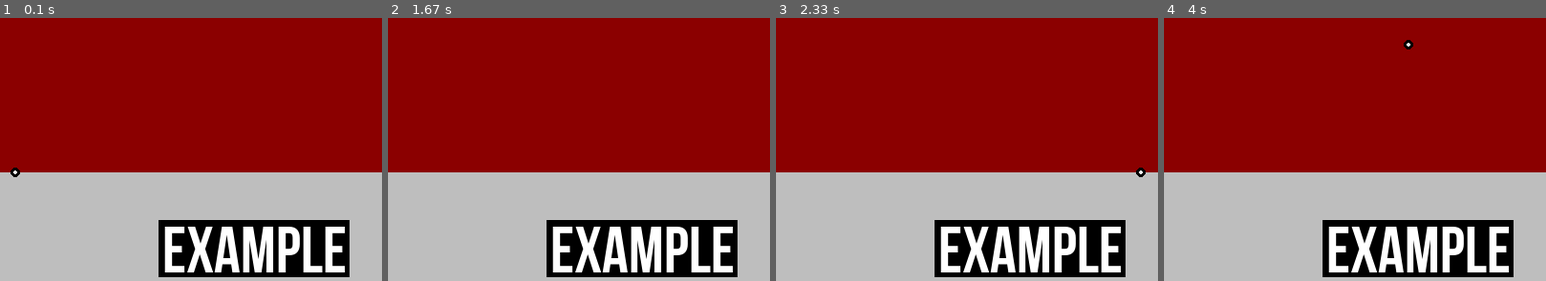
Above: before the commit, frames 1-4 (left to right).
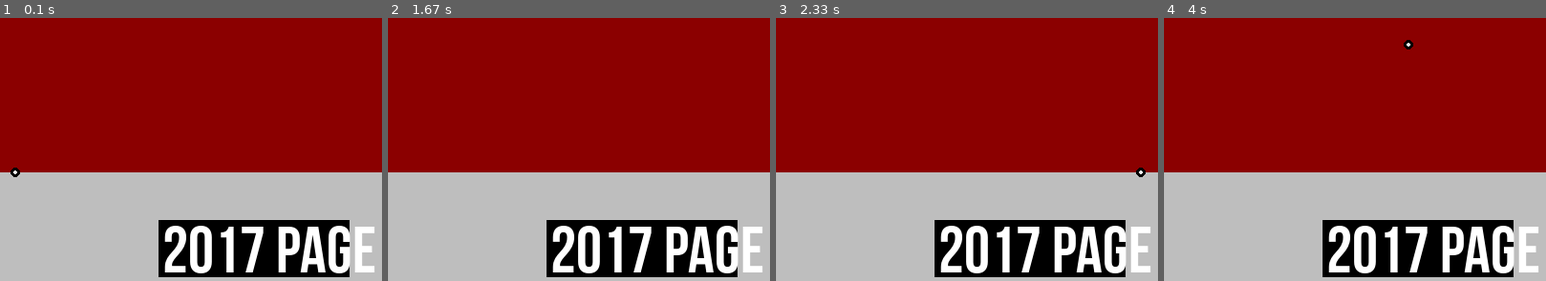
Above: after the commit, the same moments.

Repository: savagewil/Arcadia
Game: pygame game, started from ArcadiaCleint.py
Two runs of this game, one before a commit and one after it. Both use one fixed random seed, a clock stepped at 60 frames per second and the inputs below.
Inputs:
- Up to frame 1 (0.1 s): no input
- Up to frame 2 (1.67 s): hold Right 0.33-0.8 s; tap W at 1.22 s
- Up to frame 3 (2.33 s): hold Left from 2.05 s (still down)
- Up to frame 4 (4 s): release Left at 2.58 s; hold Down 2.62-2.92 s; hold Up 3.38-3.75 s; hold Right from 3.78 s (still down)
The pictures show only the part of the screen within x 48-98%, y 16-66%; the shares and areas given below are measured in that part.

The runs differ from the first frame. In frame 1, 4.7% of the frame differs, in the area x 43-98%, y 78-98%; in frame 2, 4.7%; in frame 3, 4.7%; in frame 4, 4.7%.

Commit message:
Modified

Diff:
--- a/ArcadiaCleint.py
+++ b/ArcadiaCleint.py
@@ -17,13 +17,25 @@
 Done = False
 x = 0
 count = 0
+exitCode = [pygame.K_w, pygame.K_i, pygame.K_l, pygame.K_l, pygame.K_x]
+codeIndex = 0
 while not Done:
+
     mouse.CHANGE = Currentpage.mouseSpeed
     pygame.time.delay(1)
     events = pygame.event.get()
     for event in events:
         if event.type == pygame.QUIT:
             Done = True
+        if event.type == pygame.KEYUP:
+            # print event.unicode
+            if exitCode[codeIndex] == event.key:
+                codeIndex += 1
+                if codeIndex >= len(exitCode):
+                    Done = True
+            else:
+                codeIndex = 0
+
     mouse.HandleEvents(events)
     output = Currentpage.check(mouse)
     #print output
--- a/Components/Label.py
+++ b/Components/Label.py
@@ -22,6 +22,7 @@
                  **kwargs):  # textsize=0, font="font/BebasNeue Bold.otf", background=False
         self.visible = True
         self.loc = self.x, self.y = loc
+
         self.text = text
         self.height = height
 
@@ -29,6 +30,10 @@
         self.clicked = False
         self.hover = False
         self.count = 0
+
+        if "file" in kwargs:
+            IN = open(kwargs["file"], 'r')
+            self.text = ''.join(IN.readline())
 
         if "font" in kwargs:
             self.font = kwargs["font"]
@@ -68,48 +73,6 @@
 
         self.rect = pygame.Rect(self.Backloc, self.backLength_Width)
 
-    # def check(self, mouse):
-    #     x, y = mouse.x, mouse.y
-    #     if self.x < x < self.x + self.width and self.y < y < self.y + self.height:
-    #         self.hover = True
-    #         if mouse.clicked:
-    #             self.clicked = True
-    #     else:
-    #         if mouse.clicked:
-    #             if not self.count == 0:
-    #                 self.hover = False
-    #                 self.clicked = False
-    #             else:
-    #                 self.count += 1
-    #     if self.clicked and isinstance(self.function, type("")):
-    #         return [True, self.function]
-    #     elif self.clicked and self.function is not None:
-    #         return [True, self.function()]
-    #     else:
-    #         return [self.clicked, None]
-
-    #    def EventHandle(self,Events):
-    #        if self.clicked:
-    #            for event in Events:
-    #                if event.type == pygame.KEYUP:
-    #                    if event.key == pygame.K_LCTRL or event.key == pygame.K_RCTRL:
-    #                        self.control = False
-    #                    elif event.key == pygame.K_LSHIFT or event.key == pygame.K_RSHIFT:
-    #                        self.shift = False
-    #                if event.type == pygame.KEYDOWN:
-    #                    print event.type,event.key,"("+event.unicode+")"
-    #                    if event.key == pygame.K_BACKSPACE:
-    #                        self.text = Backspace(self.text)
-    #                    elif event.key == pygame.K_RETURN:
-    #                        self.clicked = False
-    #                        self.done = True
-    #                    elif event.key == 9:
-    #                        self.text += "     "
-    #                    elif event.key == pygame.K_LCTRL or event.key == pygame.K_RCTRL:
-    #                        self.control = True
-    #                    else:
-    #                        self.text += event.unicode
-
     def display(self, surface):
         if self.visible:
             color2 = self.colors[1]
--- /dev/null
+++ b/Pages/Current2017Page.py
@@ -0,0 +1,16 @@
+import pygame
+import ExamplePage
+import Components
+from Pages import Page
+
+
+class Current2017Page(Page.Page):
+    def __init__(self):
+        Page.Page.__init__(self)
+        self.backgroundColor = pygame.Color("dark red")
+        self.components = [
+            Components.Container.Container(300, 0, 800, 300, [
+
+            ], "grey")
+        ]
+        self.mouseSpeed = 2
--- a/Pages/MainPage.py
+++ b/Pages/MainPage.py
@@ -1,5 +1,6 @@
 import pygame
 import ExamplePage
+import Current2017Page
 import Components
 from Pages import Page
 
@@ -11,8 +12,8 @@
         self.components = [
             Components.Label.Label([250, 50], 100, "RED SHIFT", ["red", "black"]),
             Components.Container.Container(300, 0, 800, 300, [
-                Components.Button.Button([750-200, 350], 200, 60, "Example", ["black", "white"], textHeight=68,
-                                         function=ExamplePage.ExamplePage),
+                Components.Button.Button([750-200, 350], 200, 60, "2017 Page", ["black", "white"], textHeight=68,
+                                         function=Current2017Page.Current2017Page),
                 Components.Button.Button([750 - 200, 420], 100, 60, "Exit", ["black", "white"], textHeight=68,
                                          function="x")
             ], "grey")
--- a/Pages/Page.py
+++ b/Pages/Page.py
@@ -30,10 +30,8 @@
         else:
             self.backgroundColor = pygame.Color("black")
 
-
         if "mouseSpeed" in kwargs:
             self.mouseSpeed = kwargs["mouseSpeed"]
-
         else:
             self.mouseSpeed = 2
 
